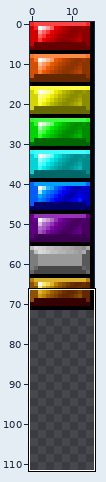
Edited in one commit: sprite sheet (art/blocks.png). The first picture is a wide view before the edit; the outline marks the close-up.
Close-up. Before:
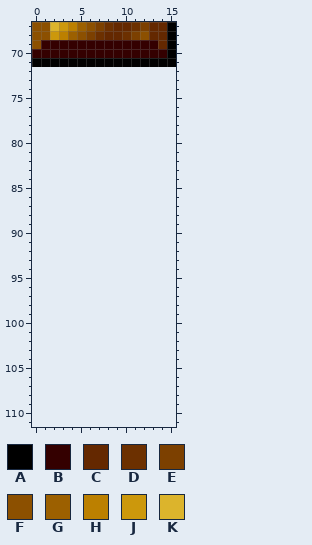
The file is 16x72 pixels. Colours within 5 levels of each other are drawn and written as one. Shown: x 0..15, y 67..111. The old version is drawn lined up with the new one, on the new canvas.
Palette (. is transparent): A #000000  B #340000  C #642800  D #6c3000  E #7c4000  F #8c5000  G #9c6000  H #bc8000  J #cc980c  K #dcb42c
Pixels before, first column x 0:
67 FFKJHGFEDCCDECCA
68 FFJHGFEDCCDEFCCA
69 FBBBBBBBBBBBBBCA
70 BBBBBBBBBBBBBBBA
71 AAAAAAAAAAAAAAAA
Once edited:
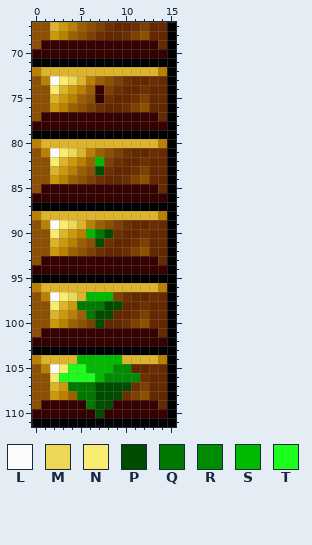
Colours new in this view: L #fcfcfc  M #ecd854  N #f8ec70  P #004d00  Q #007900  R #008c00  S #00ba00  T #1cff1c
Edits made:
canvas 16x72 -> 16x112
Changed rows in their new state; - is an unchanged pixel.
first column x 0:
 72 HKKKKKKKKKKKKKHA
 73 FHLNMKHGFEDCCDCA
 74 FFNKJHGBEDCCDCCA
 75 FFKJHGFBDCCDECCA
 76 FFJHGFEDCCDEFCCA
 77 FBBBBBBBBBBBBBCA
 78 BBBBBBBBBBBBBBBA
 79 AAAAAAAAAAAAAAAA
 80 HKKKKKKKKKKKKKHA
 81 FHLNMKHGFEDCCDCA
 82 FFNKJHGSEDCCDCCA
 83 FFKJHGFPDCCDECCA
 84 FFJHGFEDCCDEFCCA
 85 FBBBBBBBBBBBBBCA
 86 BBBBBBBBBBBBBBBA
 87 AAAAAAAAAAAAAAAA
 88 HKKKKKKKKKKKKKHA
 89 FHLNMKHGFEDCCDCA
 90 FFNKJHSQPDCCDCCA
 91 FFKJHGFPDCCDECCA
 92 FFJHGFEDCCDEFCCA
 93 FBBBBBBBBBBBBBCA
 94 BBBBBBBBBBBBBBBA
 95 AAAAAAAAAAAAAAAA
 96 HKKKKKKKKKKKKKHA
 97 FHLNMKSSSEDCCDCA
 98 FFNKJQQQPPCCDCCA
 99 FFKJHGQPPCCDECCA
100 FFJHGFEPCCDEFCCA
101 FBBBBBBBBBBBBBCA
102 BBBBBBBBBBBBBBBA
103 AAAAAAAAAAAAAAAA
104 HKKKKSSSSSKKKKHA
105 FHLNTTSSSRRCCDCA
106 FFNTTTTSRRRRDCCA
107 FFKJQQQPPPPDECCA
108 FFJHGQQPPPDEFCCA
109 FBBBBBQPPBBBBBCA
110 BBBBBBBPBBBBBBBA
111 AAAAAAAAAAAAAAAA
Where, in picture pixels (left, top, right, bottom), the same in both close-ups:
added: (32, 67, 176, 427)
